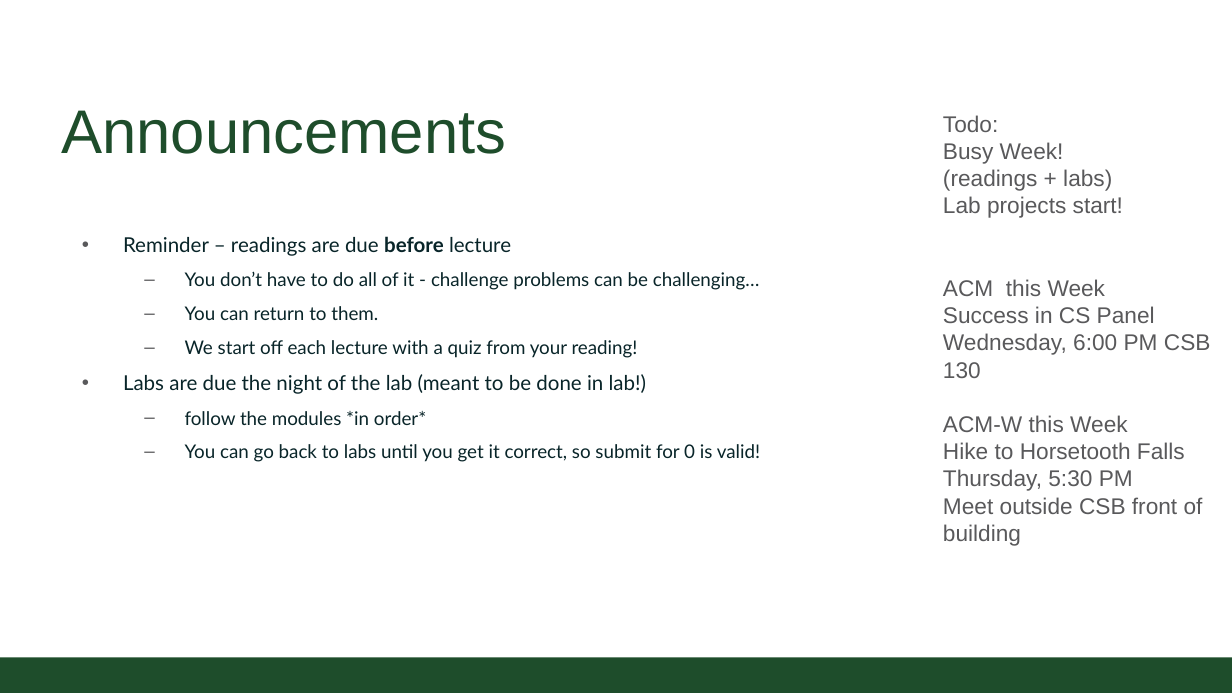
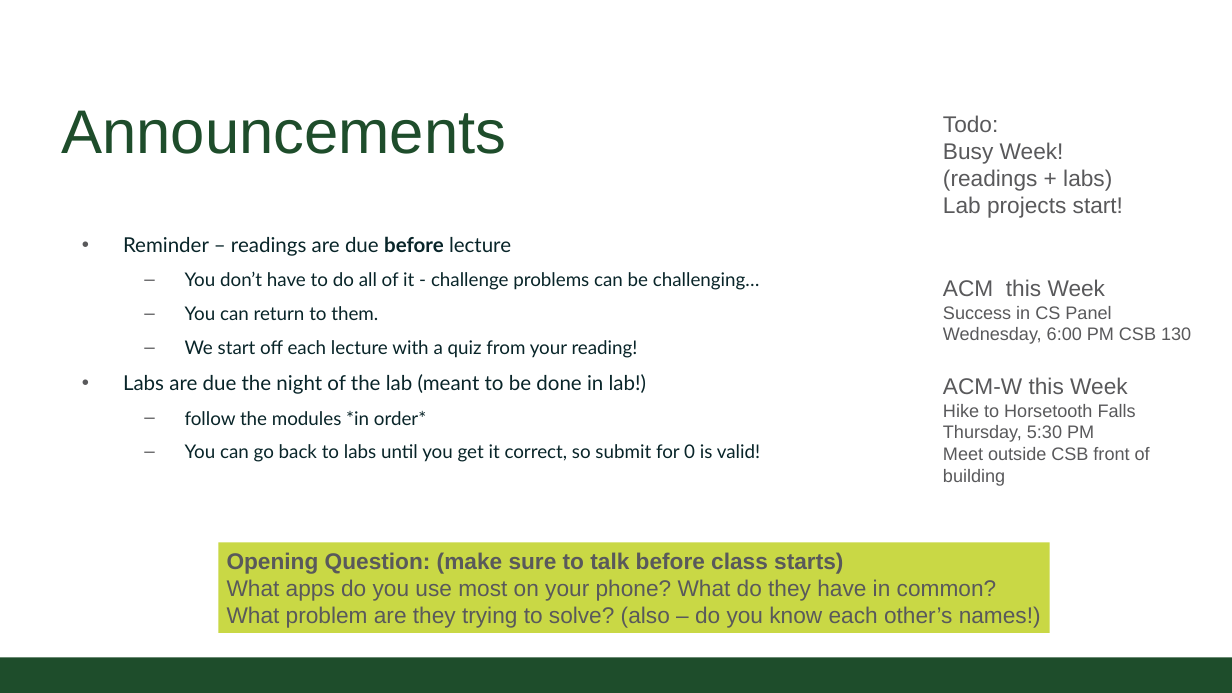
Before and after one commit to CSU-CompSci-CS163-4/Handouts, a slide deck: slide 2 of slides/On-Campus/02_02_ObjectsMethods.pptx. Drawn at 1232x693 pixels with LibreOffice and Linux fonts; fonts in the diff are those of the drawing; background and template pictures are left out. Boxes give left, top, right and bottom in pixels: in the first picture for what was removed or moved away, otherwise in the second. Text is boxed around its words. In the diff, an @@ line names an element or a change of style, - is before the commit and + after.

```diff
--- a/slides/On-Campus/02_02_ObjectsMethods.pptx
+++ b/slides/On-Campus/02_02_ObjectsMethods.pptx
@@ text at box(943, 306, 1191, 486): size 20 to 16 pt in "Success in CS Panel", "Wednesday, 6:00 PM CSB 130", "Hike to Horsetooth Falls", "Thursday, 5:30 PM Meet outside CSB front ..." @@
@@ rectangle added at box(219, 542, 1050, 633), fill #C9D845, 20 pt, text #59595B @@
+Opening Question: (make sure to talk before class starts)
+What apps do you use most on your phone? What do they have in common?
+What problem are they trying to solve? (also – do you know each other’s names!)
```
Also in this commit, not shown: 2 other slides changed, 1 slide added, 1 other file.
